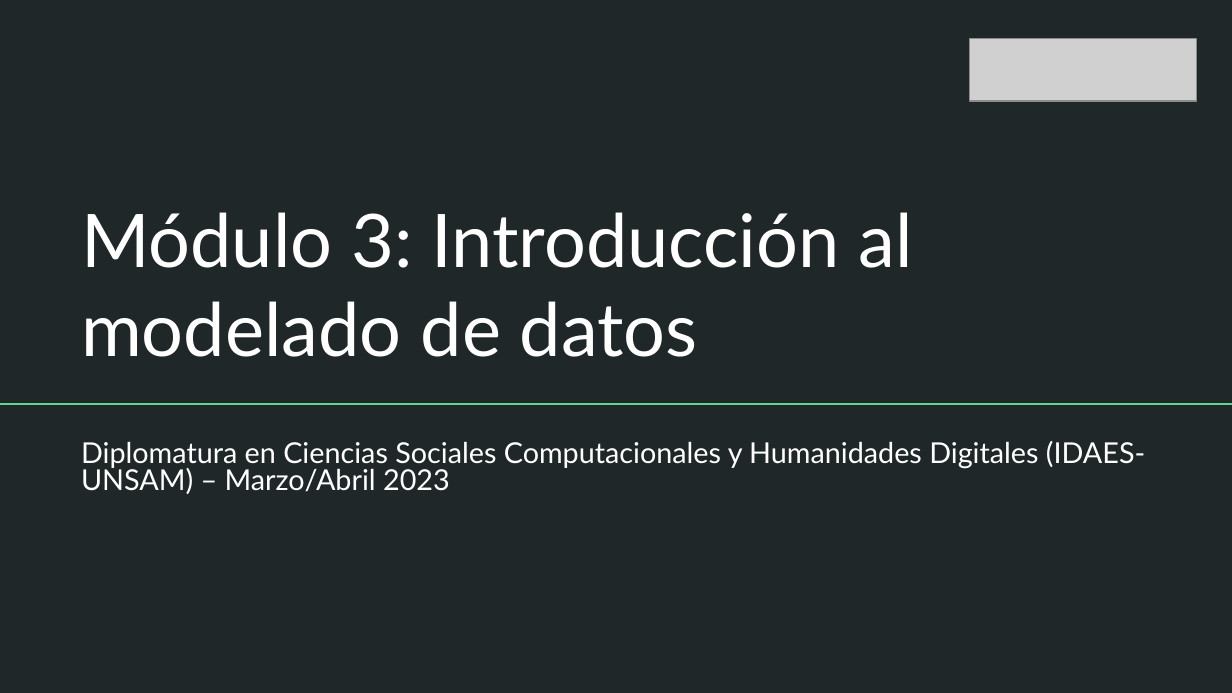
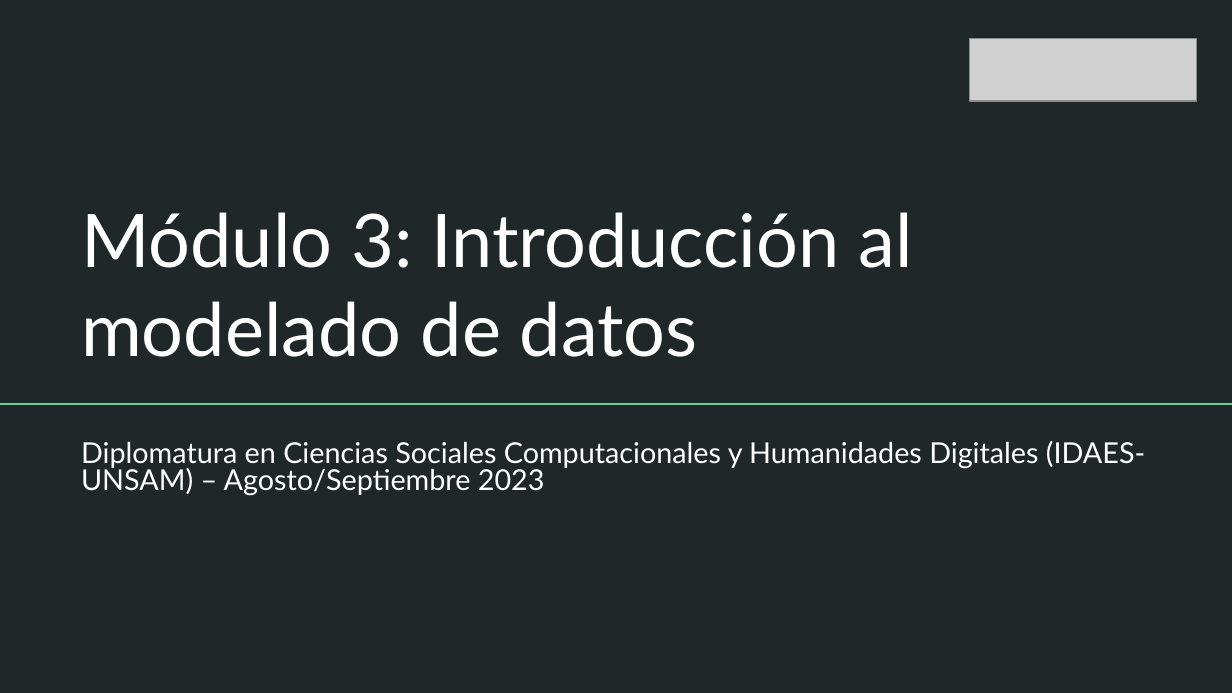
Before and after one commit to DCSCyHD/2023_modulo_3, a slide deck: slide 1 of clase1/teorica_1.pptx. Drawn at 1232x693 pixels with LibreOffice and Linux fonts; fonts in the diff are those of the drawing; grey boxes stand for pictures. Boxes give left, top, right and bottom in pixels: in the first picture for what was removed or moved away, otherwise in the second. Text is boxed around its words. In the diff, an @@ line names an element or a change of style, - is before the commit and + after.

```diff
--- a/clase1/teorica_1.pptx
+++ b/clase1/teorica_1.pptx
@@ subtitle at (81, 441, 1145, 496): text changed @@
-Diplomatura en Ciencias Sociales Computacionales y Humanidades Digitales (IDAES-UNSAM) – Marzo/Abril 2023
+Diplomatura en Ciencias Sociales Computacionales y Humanidades Digitales (IDAES-UNSAM) – Agosto/Septiembre 2023
```
Also in this commit, not shown: 3 other slides changed.
